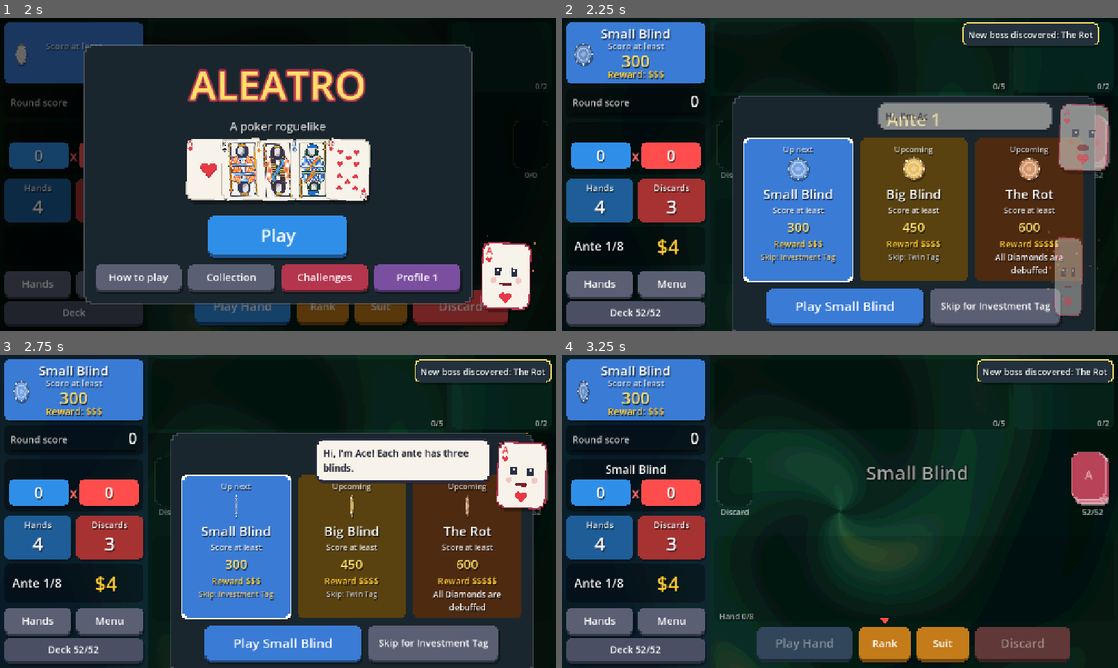
Above: before the commit, frames 1-4 (two rows, left to right).
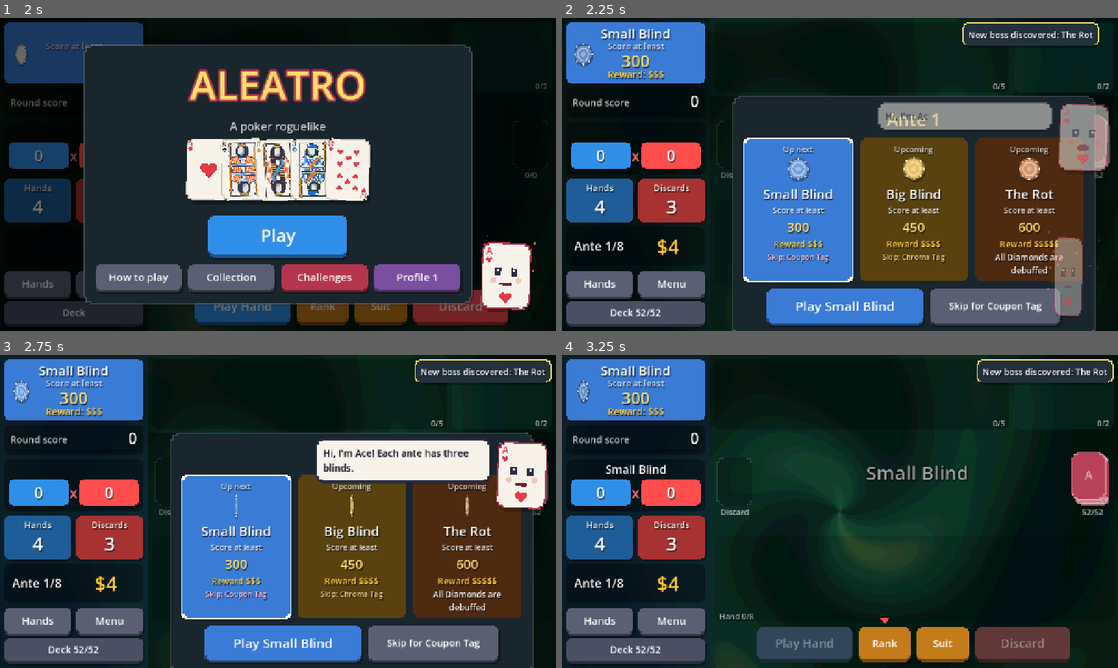
Above: after the commit, the same moments.

Repository: Yassineallach/schoolmaroc
Game: Godot game, scene res://scenes/main.tscn
The game is run twice, just before and just after one commit, with the same random seed, the same clock (stepped at 60 frames per second) and the same inputs.
Inputs:
- Up to frame 1 (2 s): click "Play Hand" at 0.5 s; click "Play Hand" at 1.25 s
- Up to frame 2 (2.25 s): click "Play" at 2 s
- Up to frame 3 (2.75 s): no input
- Up to frame 4 (3.25 s): click "Play Small Blind" at 2.75 s

Frame 1 is identical in both runs. In frame 2, 0.7% of the frame differs, in the area x 35-88%, y 75-94%; in frame 3, 0.7%; in frame 4, nothing differs.

Commit message:
All 24 tags and 28 boss blinds
New tags: Negative/Foil/Holo/Chroma (next plain shop charm free with that
edition), Voucher, Boss reroll, Card/Meteor/Ethereal packs, Handy, Garbage
and Top-up; tags carry the reference minimum antes. New bosses: The Ox,
The Wheel, The Fish, The Serpent and The Pillar; Lantern becomes a final
ante boss, and boss minimum antes follow the reference. Played cards are
remembered after they score.

Co-Authored-By: Claude Opus 5.5 <noreply@anthropic.com>
Claude-Session: https://claude.ai/code/session_01LZR5ftoCVRtdXjWmfvUKYt

Diff:
--- a/aleatro/scripts/data.gd
+++ b/aleatro/scripts/data.gd
@@ -274,13 +274,25 @@
 	{"id": "rare", "name": "Rare Tag", "desc": "The next shop has a free Rare charm", "color": Color("b8334a")},
 	{"id": "uncommon", "name": "Uncommon Tag", "desc": "The next shop has a free Uncommon charm", "color": Color("3f9a5a")},
 	{"id": "coupon", "name": "Coupon Tag", "desc": "Everything first stocked in the next shop is free", "color": Color("f07a9a")},
-	{"id": "star", "name": "Star Tag", "desc": "Level up a random hand type 3 times", "color": Color("6c4ab6")},
+	{"id": "star", "name": "Star Tag", "desc": "Level up a random hand type 3 times", "color": Color("6c4ab6"), "min_ante": 2},
 	{"id": "juggle", "name": "Juggle Tag", "desc": "+3 hand size for the next round", "color": Color("2ec4b6")},
-	{"id": "bundle", "name": "Bundle Tag", "desc": "Open a free Charm Pack", "color": Color("4a6fa5")},
-	{"id": "tome", "name": "Tome Tag", "desc": "Open a free Spell Pack", "color": Color("2f7f6f")},
+	{"id": "bundle", "name": "Bundle Tag", "desc": "Open a free Mega Charm Pack", "color": Color("4a6fa5"), "min_ante": 2},
+	{"id": "tome", "name": "Tome Tag", "desc": "Open a free Mega Spell Pack", "color": Color("2f7f6f")},
 	{"id": "twin", "name": "Twin Tag", "desc": "Copies the next tag you get", "color": Color("8a96a3")},
 	{"id": "invest", "name": "Investment Tag", "desc": "Earn $15 after beating the next boss", "color": Color("c08a12")},
 	{"id": "dice", "name": "Dice Tag", "desc": "Rerolls in the next shop start at $0", "color": Color("3a7bd5")},
+	{"id": "negative", "name": "Negative Tag", "desc": "The next plain charm in the shop is free and Negative", "color": Color("3c3446"), "min_ante": 2},
+	{"id": "foil", "name": "Foil Tag", "desc": "The next plain charm in the shop is free and Foil", "color": Color("8fb4d9")},
+	{"id": "holo", "name": "Holo Tag", "desc": "The next plain charm in the shop is free and Holo", "color": Color("d98fb4")},
+	{"id": "chroma", "name": "Chroma Tag", "desc": "The next plain charm in the shop is free and Chroma", "color": Color("e0a526")},
+	{"id": "voucher", "name": "Voucher Tag", "desc": "Adds a Voucher to the next shop", "color": Color("8a5a1a")},
+	{"id": "boss", "name": "Boss Tag", "desc": "Rerolls this ante's boss blind", "color": Color("b3364e")},
+	{"id": "standard", "name": "Card Tag", "desc": "Open a free Mega Card Pack", "color": Color("c08a12"), "min_ante": 2},
+	{"id": "meteor", "name": "Meteor Tag", "desc": "Open a free Mega Rune Pack", "color": Color("6c4ab6"), "min_ante": 2},
+	{"id": "ethereal", "name": "Ethereal Tag", "desc": "Open a free Omen Pack", "color": Color("4b3a8a"), "min_ante": 2},
+	{"id": "handy", "name": "Handy Tag", "desc": "Earn $1 for every hand played this run", "color": Color("1d6fd1"), "min_ante": 2},
+	{"id": "garbage", "name": "Garbage Tag", "desc": "Earn $1 for every discard left unused this run", "color": Color("6e6e6e"), "min_ante": 2},
+	{"id": "topup", "name": "Top-up Tag", "desc": "Create up to 2 Common charms", "color": Color("4a6fa5"), "min_ante": 2},
 ]
 
 # Booster packs: open one, pick from what's inside (or skip). Arcana and
@@ -501,22 +513,27 @@
 	{"id": "thorn", "name": "The Thorn", "desc": "All Hearts are debuffed", "suit": 1, "mult": 2.0, "min_ante": 1, "color": Color("b3364e")},
 	{"id": "ash", "name": "The Ash", "desc": "All Spades are debuffed", "suit": 0, "mult": 2.0, "min_ante": 1, "color": Color("5b5d70")},
 	{"id": "rot", "name": "The Rot", "desc": "All Diamonds are debuffed", "suit": 3, "mult": 2.0, "min_ante": 1, "color": Color("c46a2b")},
-	{"id": "halving", "name": "The Halving", "desc": "Base Chips and Mult are halved", "mult": 2.0, "min_ante": 1, "color": Color("4b8e8d")},
+	{"id": "halving", "name": "The Halving", "desc": "Base Chips and Mult are halved", "mult": 2.0, "min_ante": 2, "color": Color("4b8e8d")},
 	{"id": "grip", "name": "The Grip", "desc": "Discards 2 random held cards after every hand", "mult": 2.0, "min_ante": 1, "color": Color("a3542a")},
 	{"id": "bulwark", "name": "The Bulwark", "desc": "Extra large blind", "mult": 4.0, "min_ante": 2, "color": Color("7b4fa0")},
 	{"id": "needle", "name": "The Needle", "desc": "Play only 1 hand", "mult": 1.0, "min_ante": 2, "color": Color("5f7a2c")},
-	{"id": "mute", "name": "The Mute", "desc": "All face cards are debuffed", "mult": 2.0, "min_ante": 2, "color": Color("6b6b9a")},
+	{"id": "mute", "name": "The Mute", "desc": "All face cards are debuffed", "mult": 2.0, "min_ante": 4, "color": Color("6b6b9a")},
 	{"id": "drought", "name": "The Drought", "desc": "No discards this round", "mult": 2.0, "min_ante": 2, "color": Color("c4a03a")},
-	{"id": "toll", "name": "The Toll", "desc": "Lose $1 for every card played", "mult": 2.0, "min_ante": 1, "color": Color("b5872f")},
-	{"id": "shroud", "name": "The Shroud", "desc": "Your first hand is dealt face down", "mult": 2.0, "min_ante": 1, "color": Color("4d5566")},
+	{"id": "toll", "name": "The Toll", "desc": "Lose $1 for every card played", "mult": 2.0, "min_ante": 3, "color": Color("b5872f")},
+	{"id": "shroud", "name": "The Shroud", "desc": "Your first hand is dealt face down", "mult": 2.0, "min_ante": 2, "color": Color("4d5566")},
 	{"id": "shackle", "name": "The Shackle", "desc": "-1 hand size", "mult": 2.0, "min_ante": 1, "color": Color("6e6e6e")},
 	{"id": "tithe", "name": "The Tithe", "desc": "Every hand must use 5 cards", "mult": 2.0, "min_ante": 1, "color": Color("9c6bb3")},
-	{"id": "echo", "name": "The Echo", "desc": "Each hand type may be played only once", "mult": 2.0, "min_ante": 2, "color": Color("3f7f9e")},
+	{"id": "echo", "name": "The Echo", "desc": "Each hand type may be played only once", "mult": 2.0, "min_ante": 3, "color": Color("3f7f9e")},
 	{"id": "monotone", "name": "The Monotone", "desc": "Only one hand type may be played", "mult": 2.0, "min_ante": 2, "color": Color("8a7d5b")},
 	{"id": "erosion", "name": "The Erosion", "desc": "Leveled hands lose a level when played", "mult": 2.0, "min_ante": 2, "color": Color("a0603d")},
 	{"id": "mask", "name": "The Mask", "desc": "Face cards are dealt face down", "mult": 2.0, "min_ante": 2, "color": Color("5d4a7a")},
-	{"id": "lantern", "name": "The Lantern", "desc": "One card is always selected", "mult": 2.0, "min_ante": 3, "color": Color("3a8fb7")},
+	{"id": "ox", "name": "The Ox", "desc": "Playing your most played hand type sets your money to $0", "mult": 2.0, "min_ante": 6, "color": Color("b06a2f")},
+	{"id": "wheel", "name": "The Wheel", "desc": "1 in 7 cards are dealt face down", "mult": 2.0, "min_ante": 2, "color": Color("4fa36b")},
+	{"id": "fish", "name": "The Fish", "desc": "Cards drawn after you play a hand arrive face down", "mult": 2.0, "min_ante": 2, "color": Color("3a7bd5")},
+	{"id": "serpent", "name": "The Serpent", "desc": "After a play or discard, you always draw exactly 3 cards", "mult": 2.0, "min_ante": 5, "color": Color("4c8f3a")},
+	{"id": "pillar", "name": "The Pillar", "desc": "Cards already played this ante are debuffed", "mult": 2.0, "min_ante": 1, "color": Color("8a7a6a")},
 	# Showdown bosses guard ante 8 (and every 8th ante after it).
+	{"id": "lantern", "name": "Azure Lantern", "desc": "One card is always selected", "mult": 2.0, "min_ante": 8, "showdown": true, "color": Color("3a8fb7")},
 	{"id": "ember", "name": "Ember Crown", "desc": "A random charm is disabled every hand", "mult": 2.0, "min_ante": 8, "showdown": true, "color": Color("d9572b")},
 	{"id": "jade", "name": "Jade Wreath", "desc": "All cards are debuffed until a charm is sold", "mult": 2.0, "min_ante": 8, "showdown": true, "color": Color("2f9e6e")},
 	{"id": "abyss", "name": "Violet Abyss", "desc": "Enormous blind", "mult": 6.0, "min_ante": 8, "showdown": true, "color": Color("7a3fc2")},
--- a/aleatro/scripts/game_state.gd
+++ b/aleatro/scripts/game_state.gd
@@ -327,7 +327,8 @@
 		"drought":
 			discards_left = 0
 	boss_state = {"used_hands": [], "only_hand": "", "disabled": false, "forced": -1,
-		"ember": -1, "sold": false, "hands_played": 0, "down": [], "round_hands": {}, "discarded": 0}
+		"ember": -1, "sold": false, "hands_played": 0, "down": [], "round_hands": {}, "discarded": 0,
+		"ox": most_played(), "fish": false}
 	if tags.has("juggle"):
 		tags.erase("juggle")
 		boss_state.juggle = 3
@@ -420,6 +421,8 @@
 			return is_face(card)
 		"jade":
 			return not boss_state.get("sold", false)
+		"pillar":
+			return played_this_ante.has(card.id)
 	if boss_hex.has("suit"):
 		return suit_is(card, boss_hex.suit)
 	return false
@@ -432,6 +435,10 @@
 	match hex():
 		"mask":
 			return is_face(card)
+		"wheel":
+			return roll(7)
+		"fish":
+			return boss_state.get("fish", false)
 		"shroud":
 			return boss_state.get("hands_played", 0) == 0
 	return false
@@ -460,7 +467,12 @@
 func on_hand_played(ev: Dictionary, played: Array) -> Array:
 	var notes := []
 	boss_state.hands_played = boss_state.get("hands_played", 0) + 1
+	boss_state.fish = true
 	match hex():
+		"ox":
+			if ev.name == boss_state.get("ox", "") and money > 0:
+				money = 0
+				notes.append("The Ox took your money")
 		"echo":
 			boss_state.used_hands.append(ev.name)
 		"monotone":
@@ -484,7 +496,9 @@
 
 func draw_cards() -> Array:
 	var drawn := []
-	while hand.size() < current_hand_size() and not draw_pile.is_empty():
+	# The Serpent: after the first deal, always exactly 3 cards
+	var serpent: bool = hex() == "serpent" and (boss_state.get("hands_played", 0) > 0 or boss_state.get("discarded", 0) > 0)
+	while (drawn.size() < 3 if serpent else hand.size() < current_hand_size()) and not draw_pile.is_empty():
 		var c = draw_pile.pop_back()
 		hand.append(c)
 		drawn.append(c)
@@ -801,15 +815,16 @@
 	if hex() == "":
 		return false
 	return blocked != "" or played.any(func(k): return is_debuffed(k)) \
-		or hex() in ["toll", "erosion", "ember", "halving", "grip"]
+		or hex() in ["toll", "erosion", "ember", "halving", "grip", "ox"]
 
 
 # ---------------------------------------------------------------- skips, tags, packs
 
 func roll_blind_tags() -> void:
 	blind_tags = []
+	var pool := Data.TAGS.filter(func(t): return t.get("min_ante", 1) <= ante)
 	for i in 2:
-		blind_tags.append(Data.TAGS[rng.randi_range(0, Data.TAGS.size() - 1)].id)
+		blind_tags.append(pool[rng.randi_range(0, pool.size() - 1)].id)
 
 
 ## Skip the current Small or Big Blind for its tag. Returns notes (strings).
@@ -848,6 +863,34 @@
 			"tome":
 				pending_packs.append("arcana_mega")
 				notes.append(name)
+			"standard":
+				pending_packs.append("standard_mega")
+				notes.append(name)
+			"meteor":
+				pending_packs.append("celestial_mega")
+				notes.append(name)
+			"ethereal":
+				pending_packs.append("spectral")
+				notes.append(name)
+			"handy":
+				var n := 0
+				for h in hands_played_count:
+					n += hands_played_count[h]
+				money += n
+				notes.append("%s: +$%d" % [name, n])
+			"garbage":
+				var n: int = run_flags.get("unused_discards", 0)
+				money += n
+				notes.append("%s: +$%d" % [name, n])
+			"topup":
+				var made := 0
+				for t in 2:
+					if give_charm(0) != "":
+						made += 1
+				notes.append("%s: +%d charm%s" % [name, made, "" if made == 1 else "s"])
+			"boss":
+				pick_boss()
+				notes.append("%s: the boss is now %s" % [name, boss_hex.name])
 			_:
 				tags.append(id)
 				notes.append(name)
@@ -866,6 +909,22 @@
 			if not d.is_empty():
 				shop_items.push_front({"type": "charm", "id": d.id, "ed": "", "base": d.cost, "free": true})
 				notes.append("%s: free %s" % [Data.tag_def(t).name, d.name])
+	for t in ["negative", "foil", "holo", "chroma"]:
+		while tags.has(t):
+			tags.erase(t)
+			for it in shop_items:
+				if it.type == "charm" and it.get("ed", "") == "" and not it.get("free", false):
+					it.ed = t
+					it.free = true
+					notes.append("%s: %s" % [Data.tag_def(t).name, Data.charm_def(it.id).name])
+					break
+	while tags.has("voucher"):
+		tags.erase("voucher")
+		var pool := Data.VOUCHERS.filter(func(v): return not vouchers.has(v.id) and not shop_vouchers.has(v.id) \
+			and (not v.has("needs") or vouchers.has(v.needs)))
+		if not pool.is_empty():
+			shop_vouchers.append(pool[rng.randi_range(0, pool.size() - 1)].id)
+			notes.append(Data.tag_def("voucher").name)
 	if tags.has("coupon"):
 		tags.erase("coupon")
 		shop_coupon = true
@@ -994,6 +1053,7 @@
 	var notes := []
 	var first: bool = boss_state.get("discarded", 0) == 0
 	boss_state.discarded = boss_state.get("discarded", 0) + 1
+	boss_state.fish = false
 	var faces := cards.filter(func(k): return is_face(k)).size()
 	for k in cards:
 		if k.get("seal", "") == "violet" and not is_debuffed(k) and give_spell() != "":
@@ -1129,6 +1189,7 @@
 				give_rune(boss_state.last_hand)
 	if gilded > 0:
 		rows.append(["Gilded cards held", gilded])
+	run_flags["unused_discards"] = run_flags.get("unused_discards", 0) + discards_left
 	for i in range(charms.size() - 1, -1, -1):
 		var c: Dictionary = charms[i]
 		var name: String = Data.charm_def(c.id).name
--- a/aleatro/scripts/main.gd
+++ b/aleatro/scripts/main.gd
@@ -1355,10 +1355,6 @@
 	var ev := Poker.evaluate(played, gs.poker_opts())
 	gs.hands_played_count[ev.name] += 1
 	var blocked := gs.hand_blocked(ev, played)
-	if gs.rules.get("played_debuffed", false):
-		for c in played:
-			if not gs.played_this_ante.has(c.id):
-				gs.played_this_ante.append(c.id)
 	var result := {"events": [], "shatter": []}
 	if blocked != "":
 		juice(blind_chip, 0.3)
@@ -1378,6 +1374,10 @@
 		var pt := Prof.begin()
 		result = Scoring.compute(gs, played, ev, hand_views.map(func(v): return v.card))
 		Prof.end("scoring", pt)
+	# remembered for The Pillar and the Burnout challenge
+	for c in played:
+		if not gs.played_this_ante.has(c.id):
+			gs.played_this_ante.append(c.id)
 	if gs.has_charm("toreador") and gs.boss_hit(played, blocked):
 		gs.money += 8 * gs.charm_count("toreador")
 		await charm_notes(range(gs.charms.size()).filter(func(i): return gs.charms[i].id == "toreador") \
